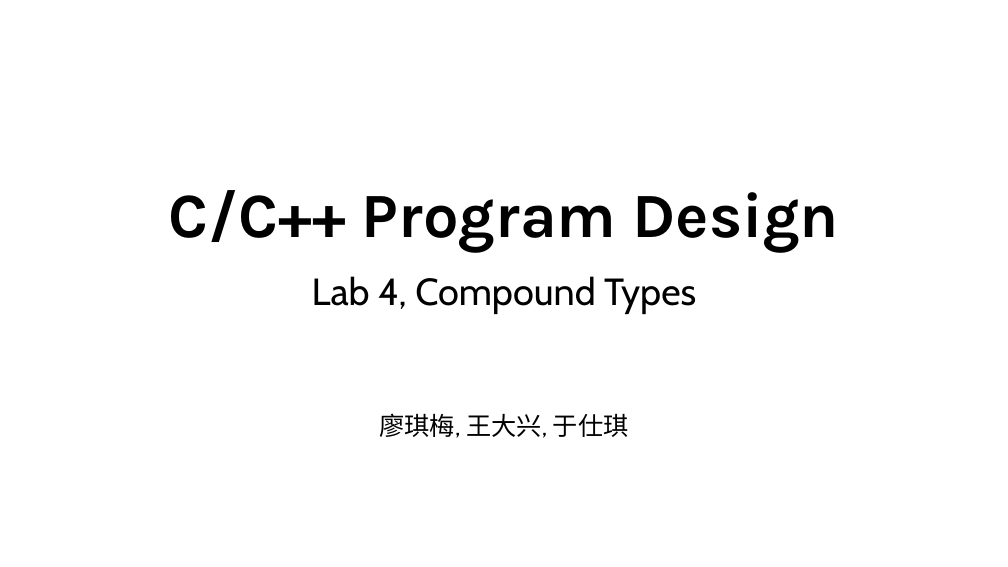
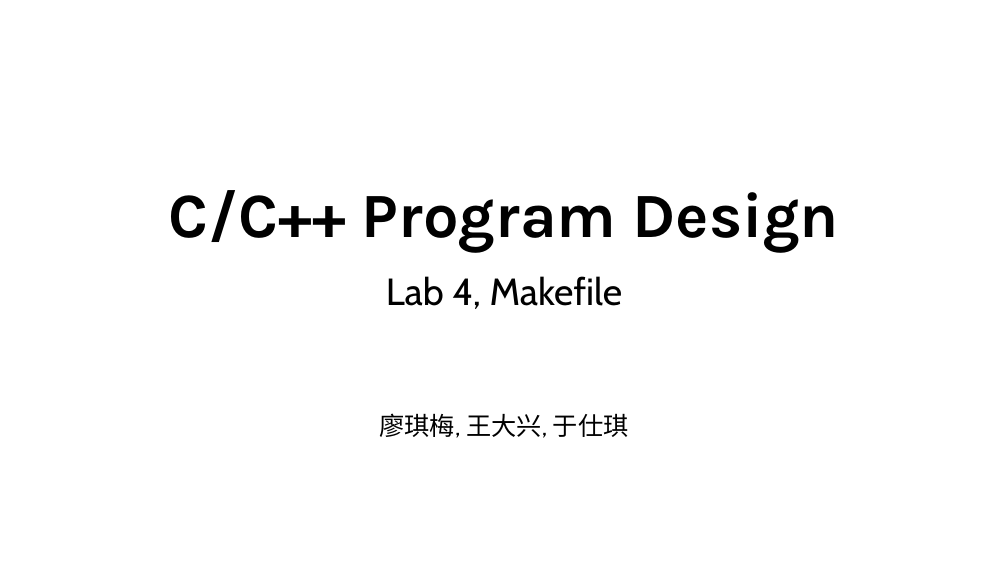
Before and after one commit to ShiqiYu/CPP, a slide deck: slide 1 of week04/Lab04.pptx. Drawn at 1008x567 pixels with LibreOffice and Linux fonts; fonts in the diff are those of the drawing; background and template pictures are left out. Boxes give left, top, right and bottom in pixels: in the first picture for what was removed or moved away, otherwise in the second. Text is boxed around its words. In the diff, an @@ line names an element or a change of style, - is before the commit and + after.

```diff
--- a/week04/Lab04.pptx
+++ b/week04/Lab04.pptx
@@ subtitle at <box>386,276,623,309</box>: text changed @@
-Lab 4, Compound Types
+Lab 4, Makefile
```
Also in this commit, not shown: 2 other slides changed, 16 slides added, 22 slides removed.
